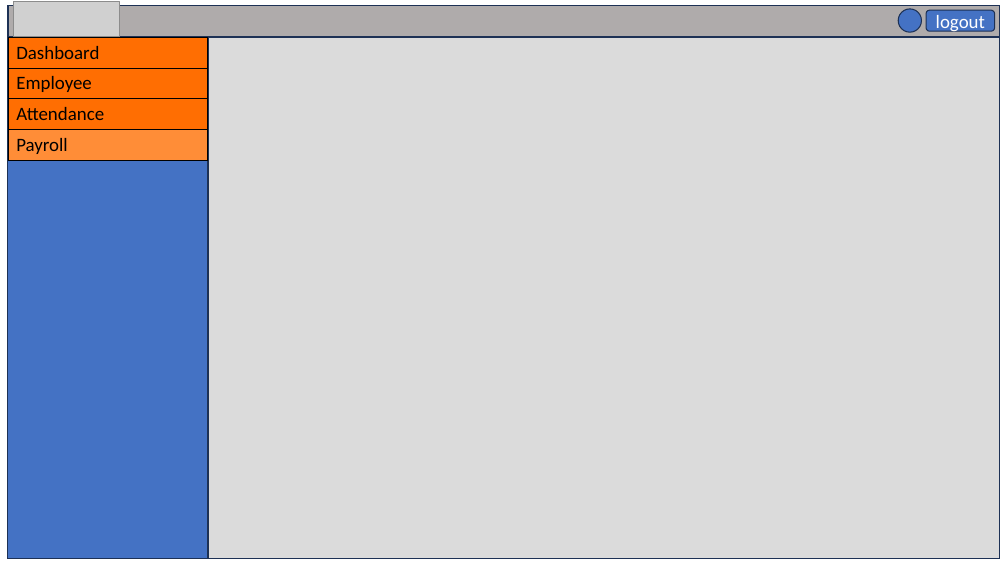
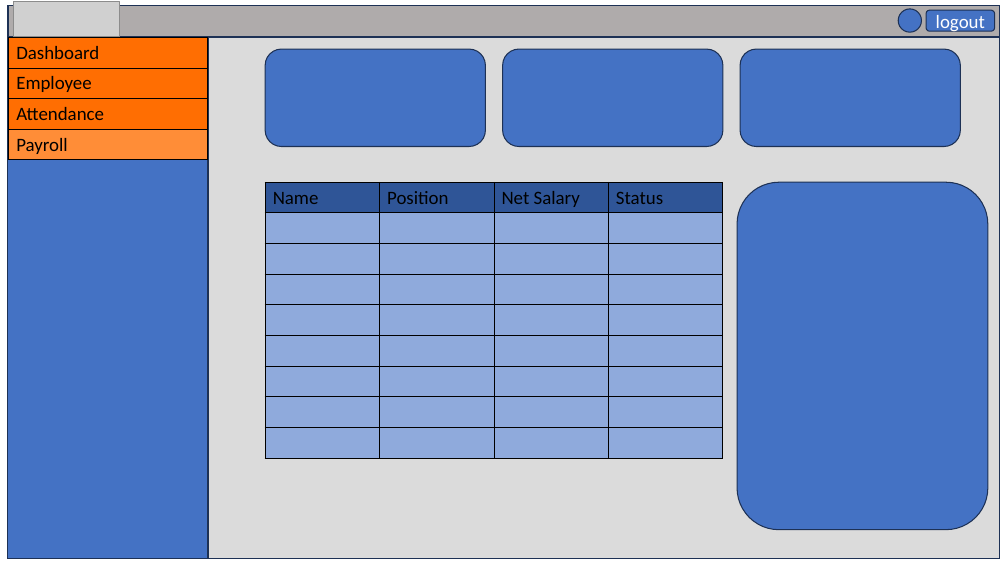
Before and after one commit to swe-mihir/Employee-Management-System-Prabhsol, a slide deck: slide 6 of documentation/Frontend mockup.pptx. Drawn at 1008x567 pixels with LibreOffice and Linux fonts; fonts in the diff are those of the drawing; grey boxes stand for pictures. Boxes give left, top, right and bottom in pixels: in the first picture for what was removed or moved away, otherwise in the second. Text is boxed around its words. In the diff, an @@ line names an element or a change of style, - is before the commit and + after.

```diff
--- a/documentation/Frontend mockup.pptx
+++ b/documentation/Frontend mockup.pptx
@@ rounded rectangle added at <box>265,49,485,147</box>, fill #4472C4, outline #1E3256 1 pt @@
@@ rounded rectangle added at <box>503,49,723,147</box>, fill #4472C4, outline #1E3256 1 pt @@
@@ rounded rectangle added at <box>740,49,960,147</box>, fill #4472C4, outline #1E3256 1 pt @@
@@ table added at <box>265,182,722,458</box>, 9 rows, 4 columns @@
+Name | Position | Net Salary | Status
+ |  |  | 
+ |  |  | 
+ |  |  | 
+ |  |  | 
+ |  |  | 
+ |  |  | 
+ |  |  | 
+ |  |  | 
@@ rounded rectangle added at <box>737,182,988,530</box>, fill #4472C4, outline #1E3256 1 pt @@
```
Also in this commit, not shown: 56 other files.
